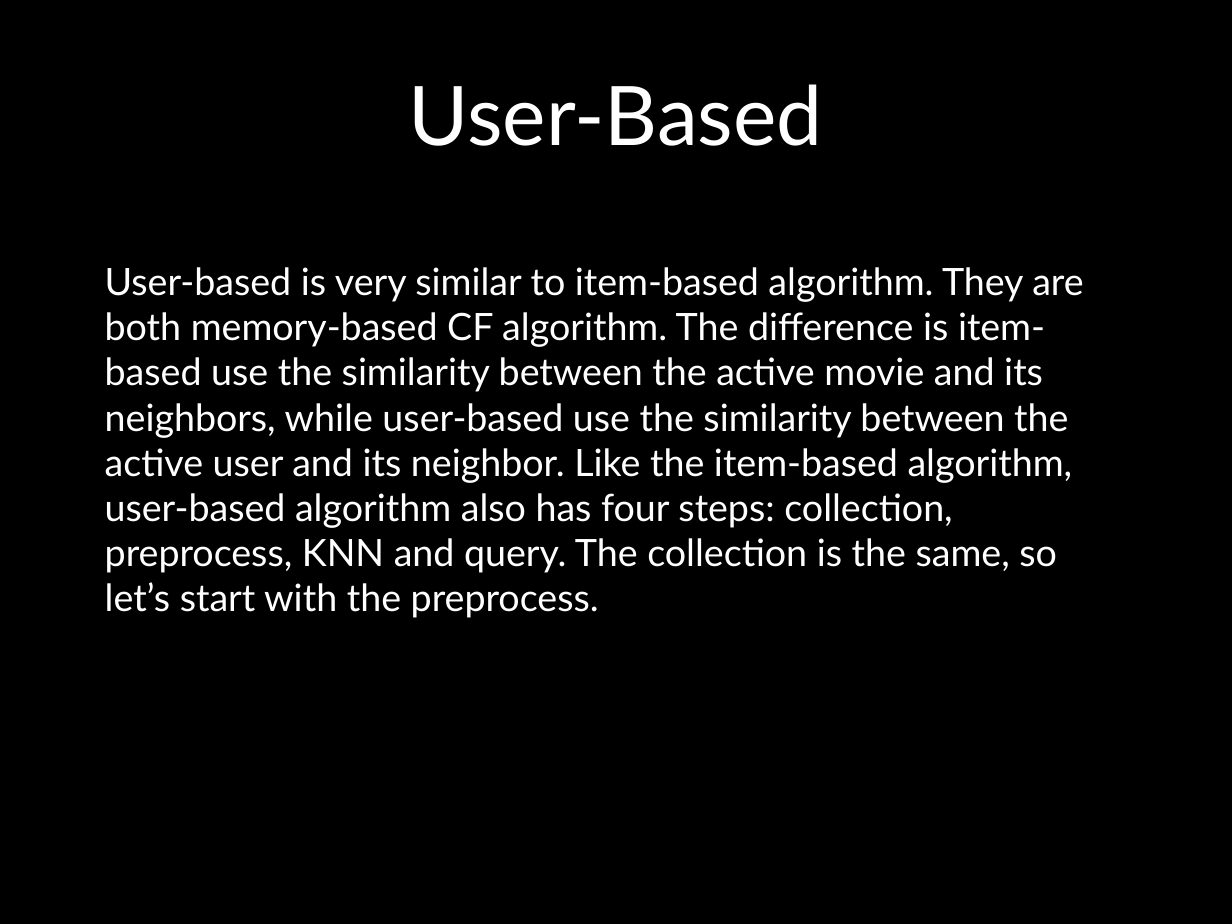
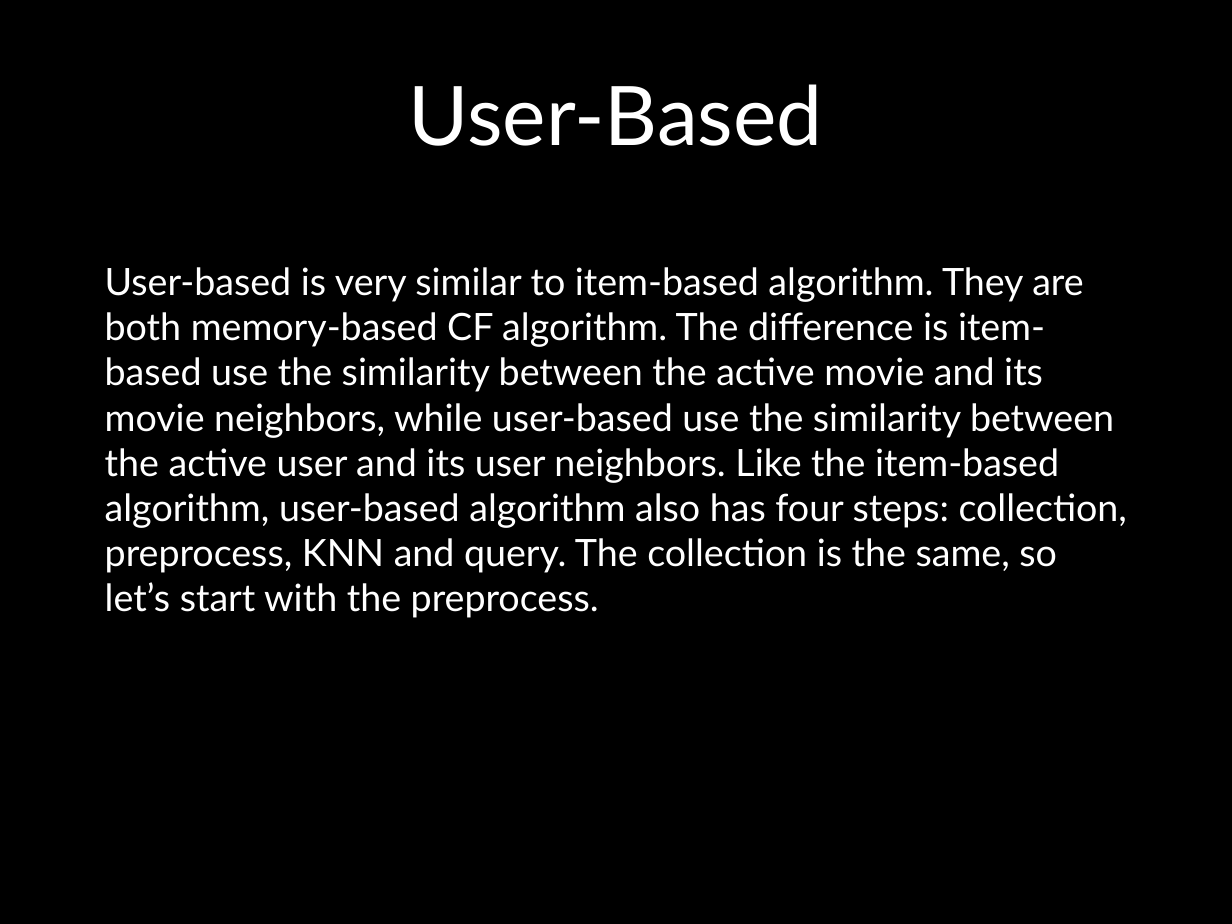
Before and after one commit to UCSBGauchos/MAE-data, a slide deck: slide 27 of Final Presentation.pptx. Drawn at 1232x924 pixels with LibreOffice and Linux fonts; fonts in the diff are those of the drawing; background and template pictures are left out. Boxes give left, top, right and bottom in pixels: in the first picture for what was removed or moved away, otherwise in the second. Text is boxed around its words. In the diff, an @@ line names an element or a change of style, - is before the commit and + after.

```diff
--- a/Final Presentation.pptx
+++ b/Final Presentation.pptx
@@ text at (105, 267, 1127, 618): text changed @@
-User-based is very similar to item-based algorithm. They are both memory-based CF algorithm. The difference is item-based use the similarity between the active movie and its neighbors, while user-based use the similarity between the active user and its neighbor. Like the item-based algorithm, user-based algorithm also has four steps: collection, preprocess, KNN and query. The collection is the same, so let’s start with the preprocess.
+User-based is very similar to item-based algorithm. They are both memory-based CF algorithm. The difference is item-based use the similarity between the active movie and its movie neighbors, while user-based use the similarity between the active user and its user neighbors. Like the item-based algorithm, user-based algorithm also has four steps: collection, preprocess, KNN and query. The collection is the same, so let’s start with the preprocess.
```
Also in this commit, not shown: 13 other slides changed, 1 slide added.
